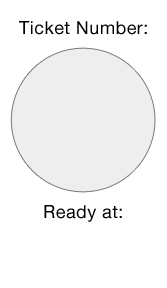
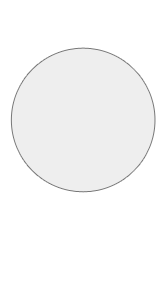
Comparing the layer stacks of the two 167px x 288px images. Changes:
hid "Ready at:" over [44, 205, 122, 222]
hid "Ticket Number:" over [19, 21, 147, 35]
painted on "Shape 1" over [20, 148, 149, 192]
